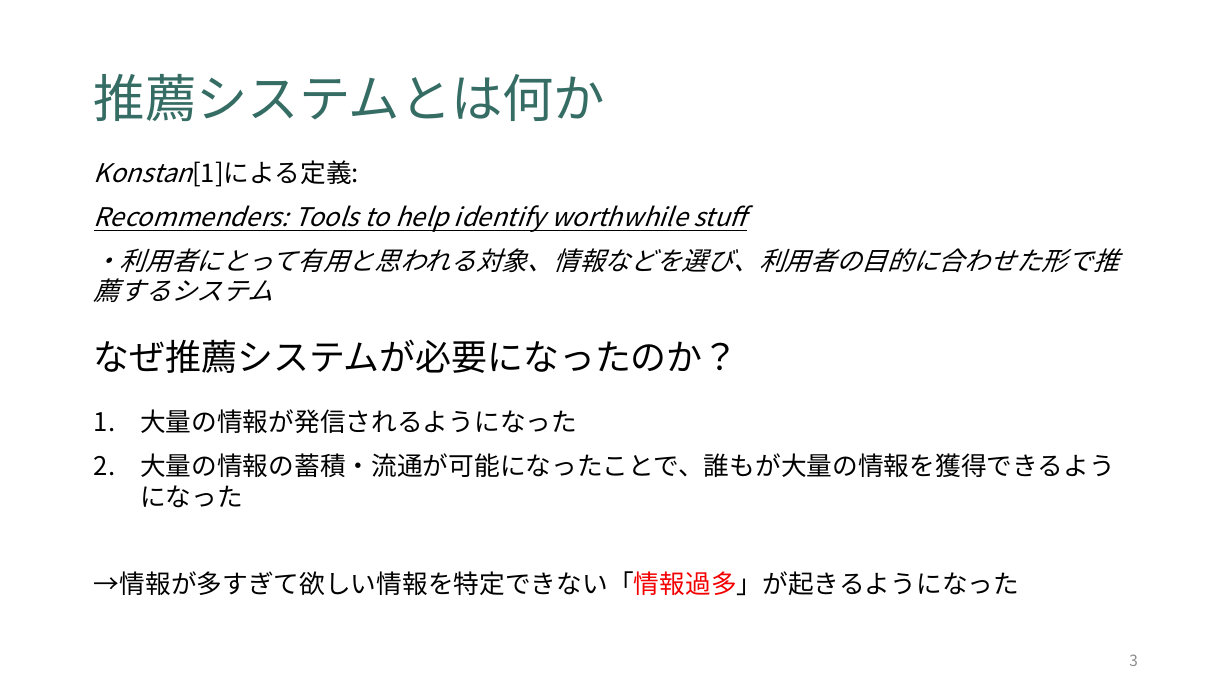
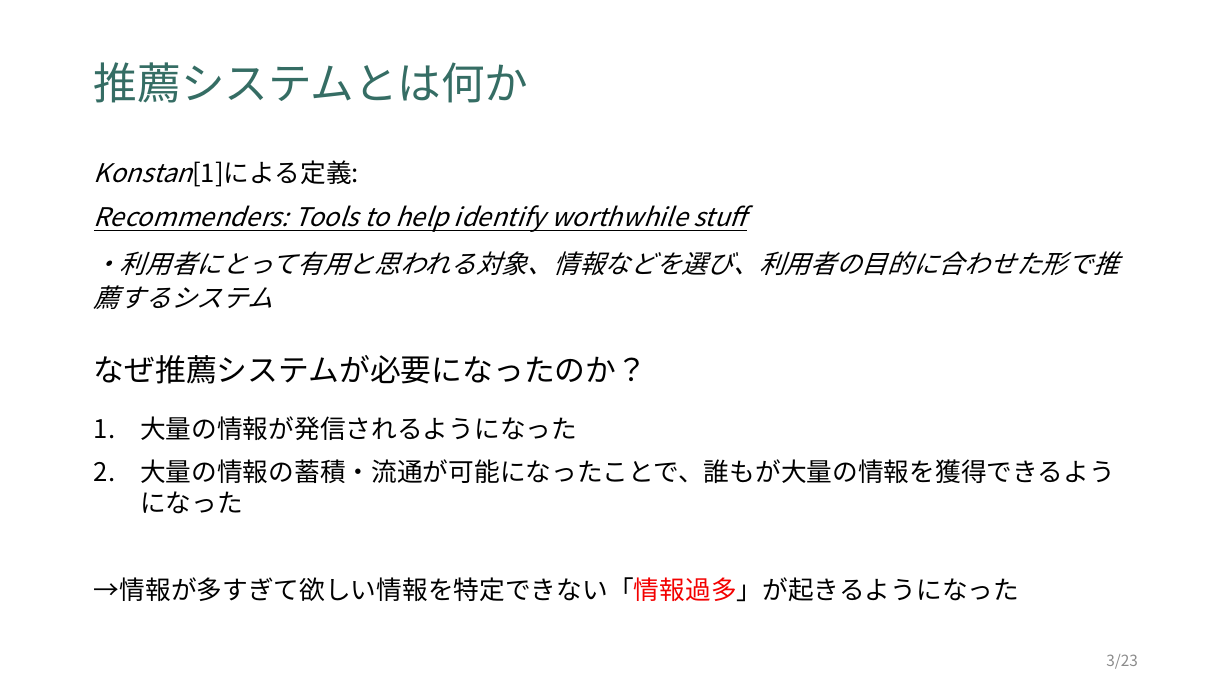
Before and after one commit to tomos7231/seminar, a slide deck: slide 3 of research/推薦システムのアルゴリズム.pptx. Drawn at 1232x693 pixels with LibreOffice and Linux fonts; fonts in the diff are those of the drawing. Boxes give left, top, right and bottom in pixels: in the first picture for what was removed or moved away, otherwise in the second. Text is boxed around its words. In the diff, an @@ line names an element or a change of style, - is before the commit and + after.

Commit message:
add slide

```diff
--- a/research/推薦システムのアルゴリズム.pptx
+++ b/research/推薦システムのアルゴリズム.pptx
@@ title "推薦システムとは何か": place and size @@
-title "推薦システムとは何か" at [94, 74, 605, 121]
+title "推薦システムとは何か" at [94, 62, 528, 103]
@@ title "推薦システムとは何か" at [94, 62, 528, 103]: size 40 to 34 pt @@
@@ text at [94, 251, 1119, 309]: line spacing 1 to 1.1 @@
@@ text "なぜ推薦システムが必要になったのか？": place and size @@
-text "なぜ推薦システムが必要になったのか？" at [94, 339, 739, 373]
+text "なぜ推薦システムが必要になったのか？" at [94, 355, 647, 384]
@@ text "なぜ推薦システムが必要になったのか？" at [94, 355, 647, 384]: size 28 to 24 pt @@
@@ page number at [1106, 654, 1138, 669]: text changed @@
-3
+3/23
```
Also in this commit, not shown: 2 other slides changed, 20 slides added, 1 slide removed, 1 other file.
